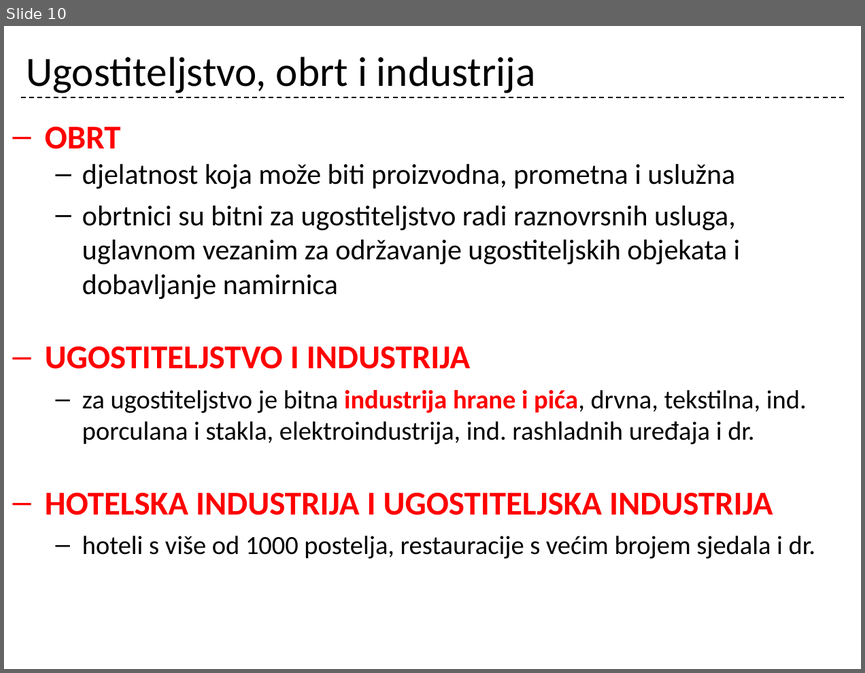
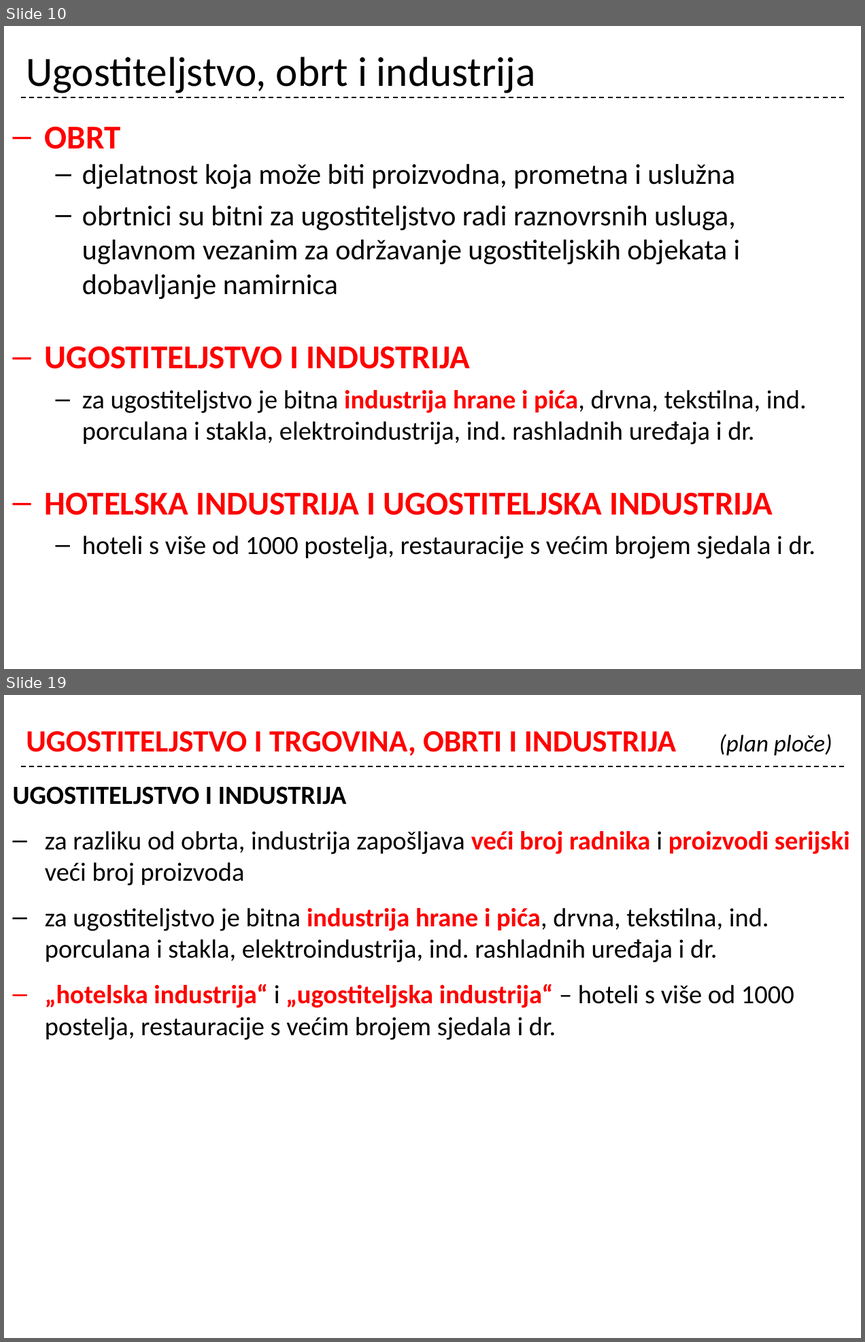
Before and after one commit to cornx/print, a slide deck: data/organizacija/001_uvod_i_ug_kao_gosp_djelatnost_ponavljanje.pptx. Shown one above the other, each under a label of ours: slide 10 before the commit, slides 10 and 19 after it; the slides between them are not shown. The pictures are 865x673 and 865x1342 pixels, drawn with LibreOffice and Linux fonts; fonts in the diff are those of the drawing. Boxes give left, top, right and bottom in pixels: in the first picture for what was removed or moved away, otherwise in the second. Text is boxed around its words. In the diff, an @@ line names an element or a change of style, - is before the commit and + after.

```diff
--- a/data/organizacija/001_uvod_i_ug_kao_gosp_djelatnost_ponavljanje.pptx
+++ b/data/organizacija/001_uvod_i_ug_kao_gosp_djelatnost_ponavljanje.pptx
@@ slide 19 added at <box>4,695,861,1338</box>, background #FFFFFF; not listed: 1 template element that a slide beside it also shows @@
@@ title added at <box>26,731,832,756</box>, 26 pt, text #FF0000, bold @@
+UGOSTITELJSTVO I TRGOVINA, OBRTI I INDUSTRIJA (plan ploče)
@@ text added at <box>13,786,850,1040</box>, 22 pt, text #000000 @@
+UGOSTITELJSTVO I INDUSTRIJA
+– za razliku od obrta, industrija zapošljava veći broj radnika i proizvodi serijski veći broj proizvoda
+– za ugostiteljstvo je bitna industrija hrane i pića, drvna, tekstilna, ind. porculana i stakla, elektroindustrija, ind. rashladnih uređaja i dr.
+– „hotelska industrija“ i „ugostiteljska industrija“ – hoteli s više od 1000 postelja, restauracije s većim brojem sjedala i dr.
```
Also in this commit, not shown: 8 other slides added.
